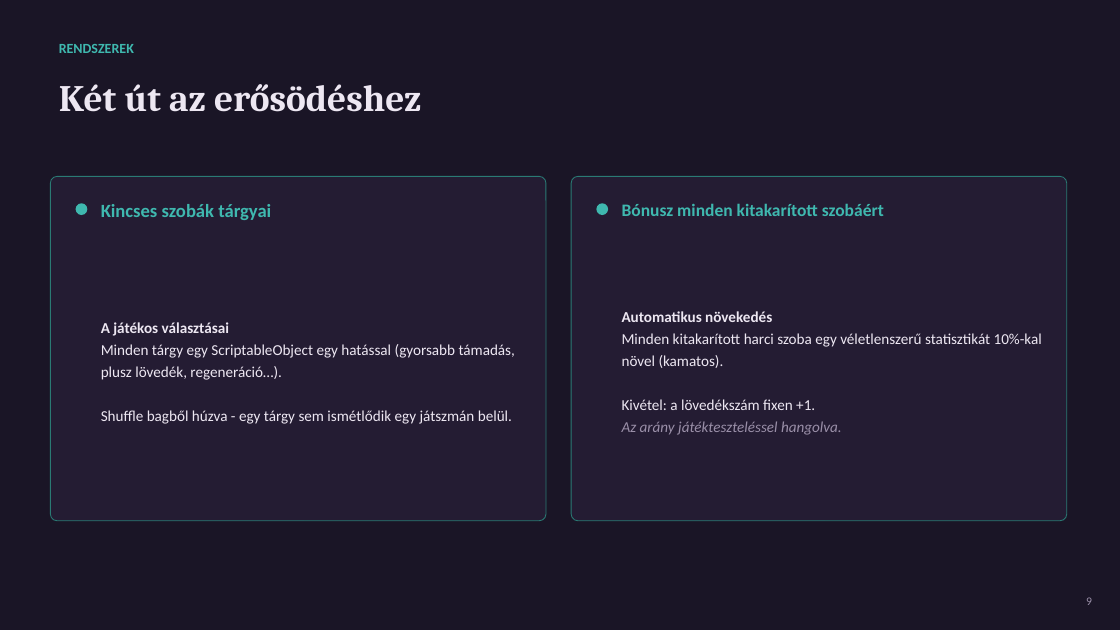
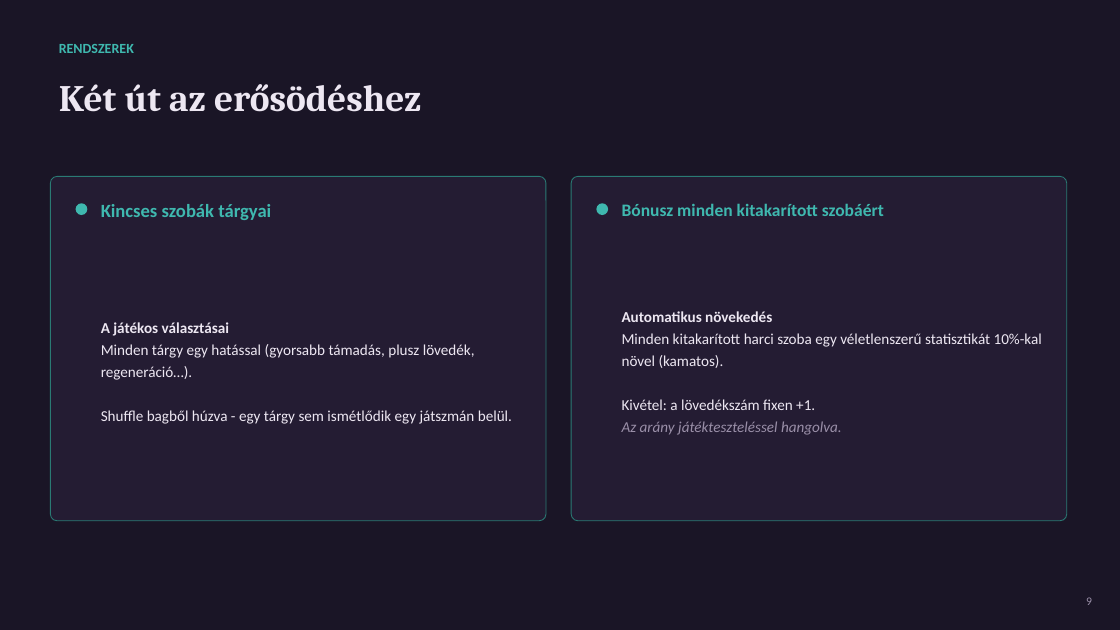
Before and after one commit to tamtass/Katagma, a slide deck: slide 9 of Presentation/prezentare_Lorincz_Tamas_HU.pptx. Drawn at 1120x630 pixels with LibreOffice and Linux fonts; fonts in the diff are those of the drawing. Boxes give left, top, right and bottom in pixels: in the first picture for what was removed or moved away, otherwise in the second. Text is boxed around its words. In the diff, an @@ line names an element or a change of style, - is before the commit and + after.

```diff
--- a/Presentation/prezentare_Lorincz_Tamas_HU.pptx
+++ b/Presentation/prezentare_Lorincz_Tamas_HU.pptx
@@ text at (101,344,475,380): text changed @@
-Minden tárgy egy ScriptableObject egy hatással (gyorsabb támadás, plusz lövedék, regeneráció…).
+Minden tárgy egy hatással (gyorsabb támadás, plusz lövedék, regeneráció…).
```
Also in this commit, not shown: 2 other slides changed, 2 other files.
